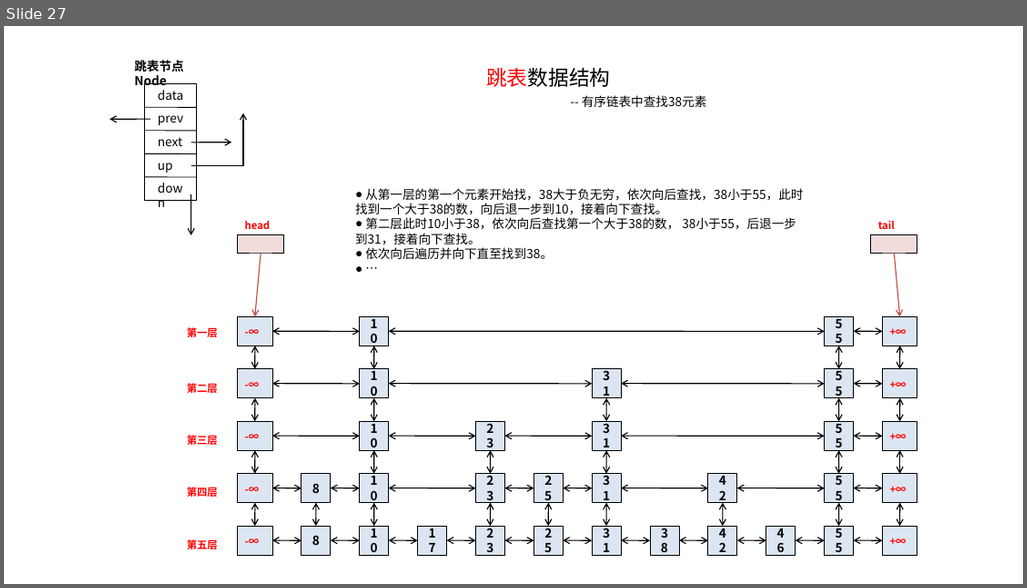
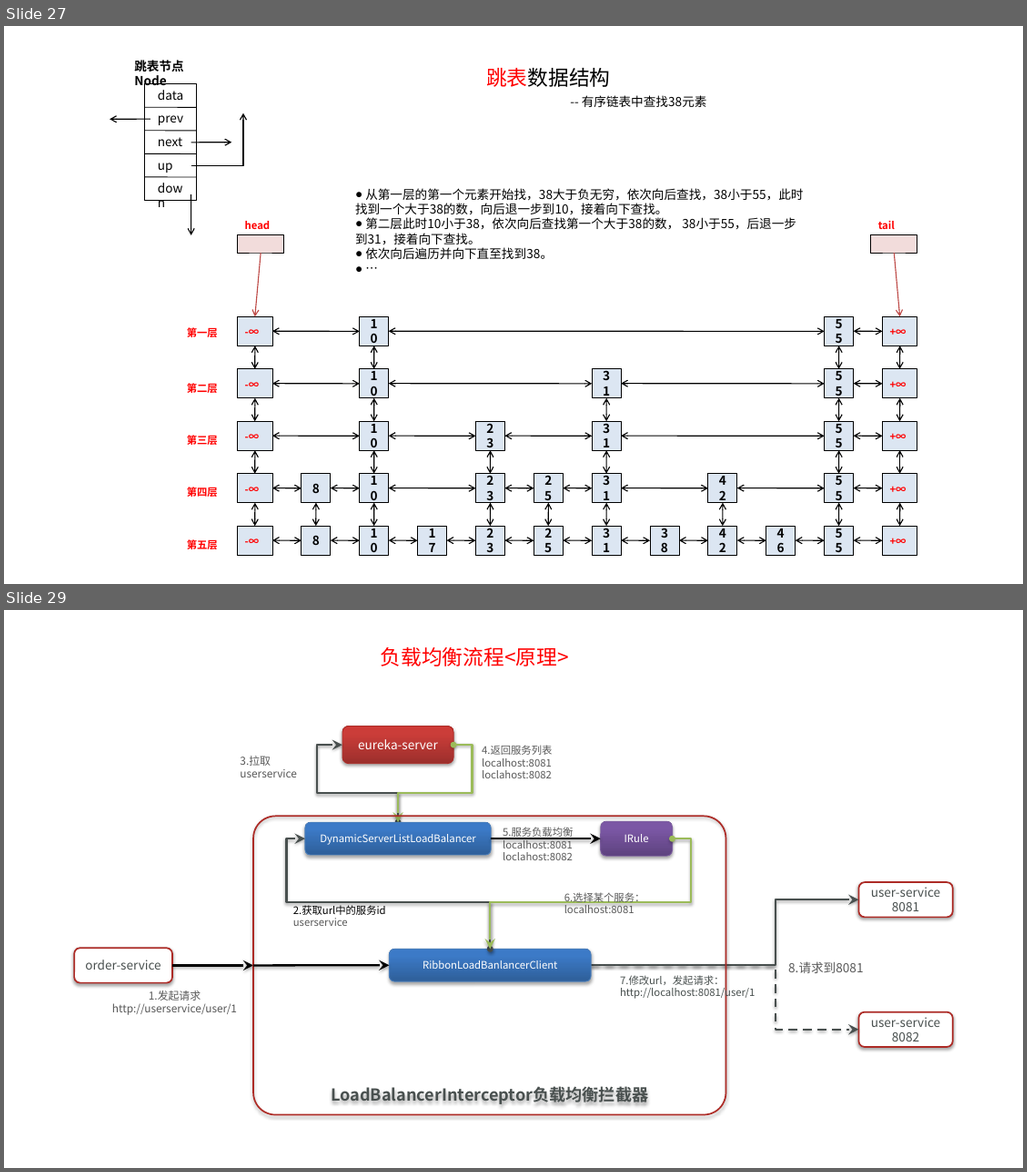
Before and after one commit to Qlj-1966910355/Learning-Materials, a slide deck: learn-file/新建 Microsoft Office PowerPoint 演示文稿.pptx. Shown one above the other, each under a label of ours: slide 27 before the commit, slides 27 and 29 after it; the slides between them are not shown. The pictures are 1027x588 and 1027x1172 pixels, drawn with LibreOffice and Linux fonts; fonts in the diff are those of the drawing. Boxes give left, top, right and bottom in pixels: in the first picture for what was removed or moved away, otherwise in the second. Text is boxed around its words. In the diff, an @@ line names an element or a change of style, - is before the commit and + after.

```diff
--- a/learn-file/新建 Microsoft Office PowerPoint 演示文稿.pptx
+++ b/learn-file/新建 Microsoft Office PowerPoint 演示文稿.pptx
@@ slide 29 added at (4,610,1023,1168), background #FFFFFF @@
@@ text added at (381,647,569,666), 20 pt, text #FF0000 @@
+负载均衡流程<原理>
@@ elbow double arrow added from (398, 822) to (343, 745), #49504F 2 pt @@
@@ rounded rectangle added at (343,726,454,763), fill gradient #9C2F2D to #CB3E3A to #CE3B37, outline #AD2B26 0.75 pt, 12 pt, text #FFFFFF @@
+eureka-server
@@ elbow double arrow added from (454, 745) to (398, 822), #9BBB59 2 pt @@
@@ text added at (482,745,552,778), 10 pt, text #595959 @@
+4.返回服务列表
+localhost:8081
+loclahost:8082
@@ text added at (240,756,297,777), 10.5 pt, text #595959 @@
+3.拉取
+userservice
@@ rounded rectangle added at (253,816,726,1115), outline #AD2B26 1.5 pt, 16 pt, text #49504F, bold @@
+LoadBalancerInterceptor负载均衡拦截器
@@ rounded rectangle added at (305,822,491,855), fill gradient #2F5F99 to #3D7CC7 to #3A7CCB, outline #4B7EBC 0.75 pt, 10 pt, text #FFFFFF @@
+DynamicServerListLoadBalancer
@@ text added at (503,827,573,860), 10 pt, text #595959 @@
+5.服务负载均衡
+localhost:8081
+loclahost:8082
@@ rounded rectangle added at (601,821,673,856), fill gradient #5F4480 to #7B58A6 to #7C57A8, outline #7D60A0 0.75 pt, 10 pt, text #FFFFFF @@
+IRule
@@ elbow double arrow added from (491, 949) to (305, 838), #49504F 2 pt @@
@@ arrow added from (491, 838) to (601, 838), #000000 2 pt @@
@@ elbow double arrow added from (673, 838) to (491, 949), #9BBB59 2 pt @@
@@ rounded rectangle added at (858,882,952,918), fill #FFFFFF, outline #AD2B26 1.5 pt, 12 pt, text #49504F @@
+user-service
+8081
@@ text added at (293,905,386,926), 10 pt, text #000000 @@
+2.获取url中的服务id
+userservice
@@ text added at (565,893,646,913), 10 pt, text #595959 @@
+6.选择某个服务：
+localhost:8081
@@ elbow arrow added from (591, 965) to (858, 899), #49504F 2 pt @@
@@ rounded rectangle added at (74,948,172,983), fill #FFFFFF, outline #AD2B26 1.5 pt, 12 pt, text #49504F @@
+order-service
@@ rounded rectangle added at (389,949,591,982), fill gradient #2F5F99 to #3D7CC7 to #3A7CCB, outline #4B7EBC 0.75 pt, 10 pt, text #FFFFFF @@
+RibbonLoadBanlancerClient
@@ text added at (788,961,863,973), 12 pt, text #595959 @@
+8.请求到8081
@@ text added at (112,990,237,1015), 10.5 pt, text #595959 @@
+1.发起请求
+http://userservice/user/1
@@ arrow added from (172, 966) to (253, 966), #000000 2 pt @@
@@ arrow added from (253, 966) to (389, 965), #000000 2 pt @@
@@ elbow arrow added from (591, 965) to (858, 1030), #49504F 2 pt dashed @@
@@ text added at (620,975,755,999), 10 pt, text #49504F @@
+7.修改url，发起请求：
+http://localhost:8081/user/1
@@ rounded rectangle added at (858,1011,952,1047), fill #FFFFFF, outline #AD2B26 1.5 pt, 12 pt, text #49504F @@
+user-service
+8082
```
Also in this commit, not shown: 1 other slide added, 2 other files.
